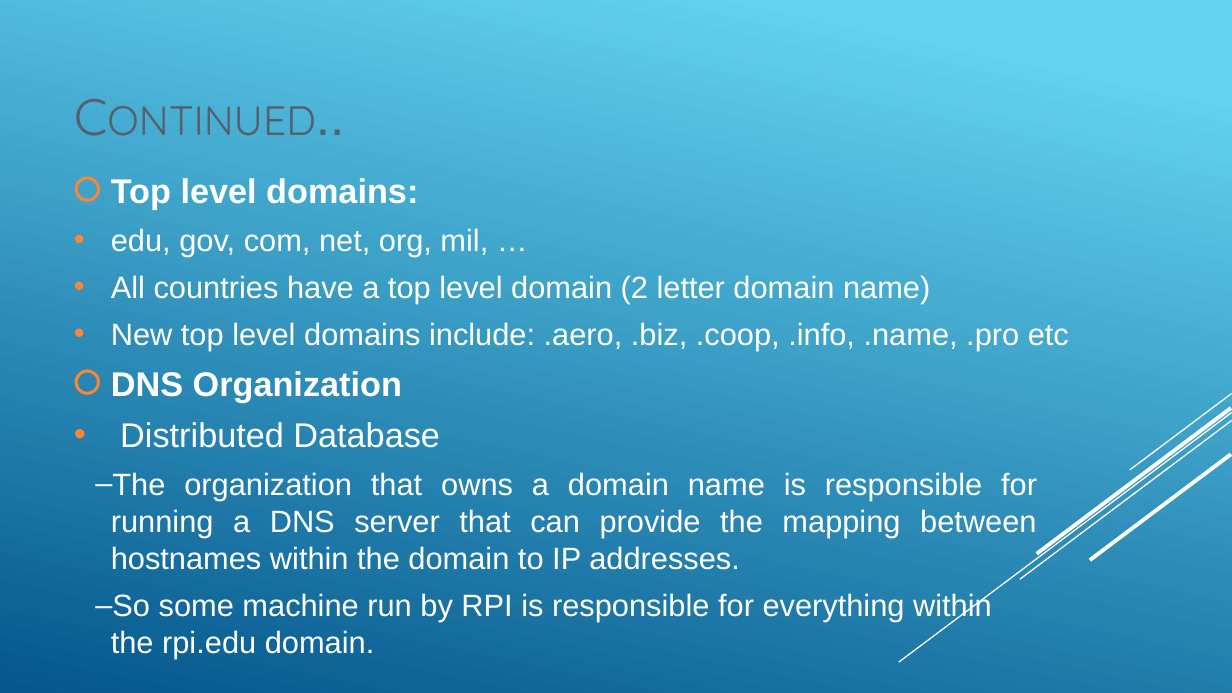
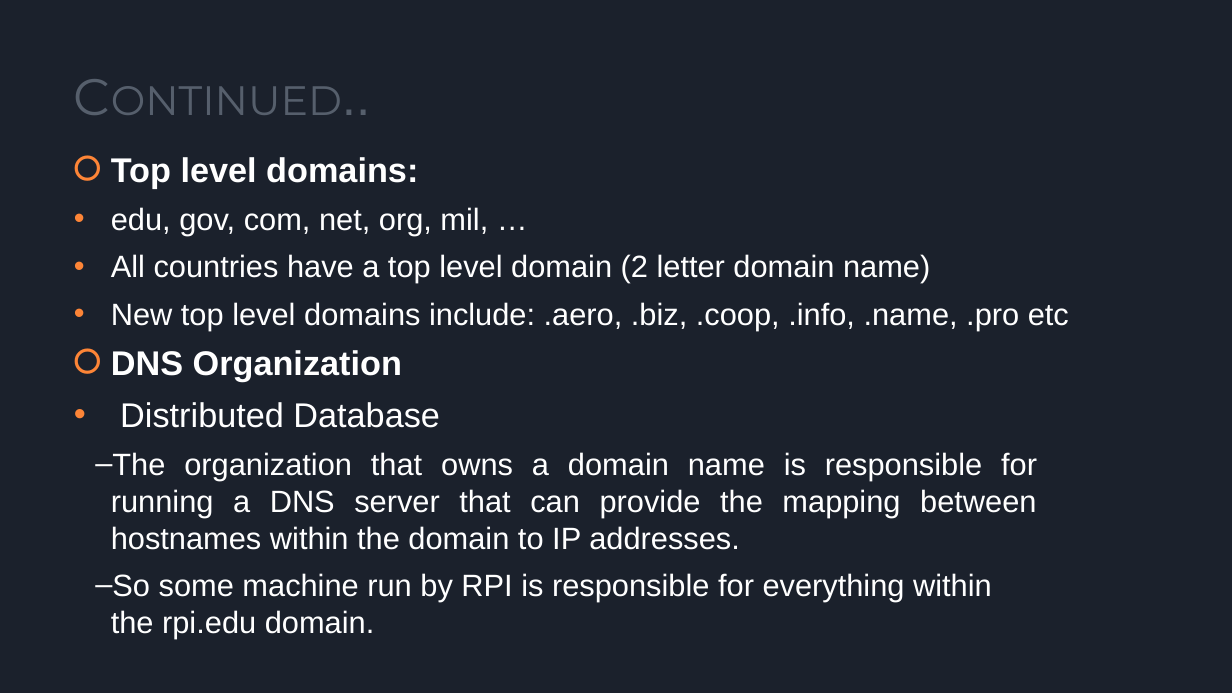
Before and after one commit to snehaljha/mini-project, a slide deck: slide 9 of EC 1307- Data communication and networking/Data_Com.pptx. Drawn at 1232x693 pixels with LibreOffice and Linux fonts; fonts in the diff are those of the drawing. Boxes give left, top, right and bottom in pixels: in the first picture for what was removed or moved away, otherwise in the second. Text is boxed around its words. In the diff, an @@ line names an element or a change of style, - is before the commit and + after.

```diff
--- a/EC 1307- Data communication and networking/Data_Com.pptx
+++ b/EC 1307- Data communication and networking/Data_Com.pptx
@@ background gradient #62D2EF to #05578D to #1B212C @@
@@ title "CONTINUED..": place and size @@
-title "CONTINUED.." at [73, 90, 1232, 139]
+title "CONTINUED.." at [73, 69, 1232, 118]
@@ title "CONTINUED.." at [73, 69, 1232, 118]: font Quicksand to Montserrat in "CONTINUED.." @@
@@ text at [95, 157, 1069, 602]: paragraph removed @@
-17
@@ text "Top level domains:": place and size @@
-text "Top level domains:" at [95, 178, 1069, 622]
+text "Top level domains:" at [95, 157, 1069, 602]
@@ group removed at [899, 393, 1232, 663]: 5 lines @@
```
Also in this commit, not shown: 37 other slides changed, 11 slides added, 25 slides removed.
